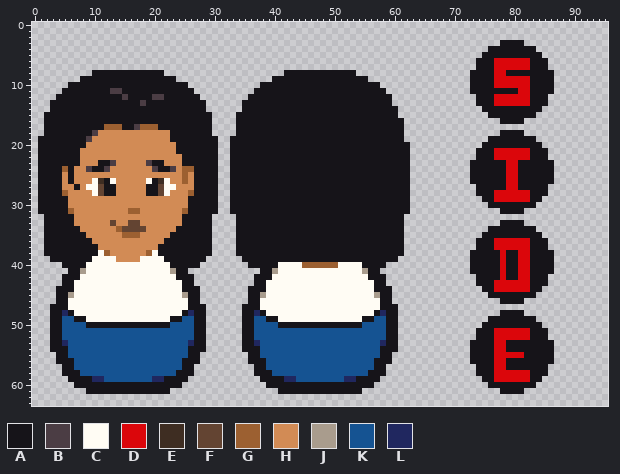
Sprite sheet -- godot/res/sprites/characters/sprite_avatar_W04.png. The picture above was drawn from the file before the commit.
The file is 192x128 pixels, drawn in blocks of 2x2; one block is one cell here.
Palette (. is transparent): A #161419  B #4b3d44  C #fffcf4  D #db060b  E #3e2d22  F #634432  G #9c6031  H #d28b55  J #a99c8d  K #155392  L #20275f
Pixels before (only the part around the change), first column x 0:
 0 ............................................................................
 1 ............................................................................
 2 ............................................................................
 3 ............................................................................
 4 ............................................................................
 5 ...........................................................................A
 6 ..........................................................................AA
 7 ..........................................................................AA
 8 ..........AAAAAAAAAAAA....................AAAAAAAAAAAA...................AAA
 9 ........AAAAAAAAAAAAAAAA................AAAAAAAAAAAAAAAA.................AAA
10 ......AAAAAAAAAAAAAAAAAAAA............AAAAAAAAAAAAAAAAAAAA...............AAA
11 .....AAAAAAAABBAAAAAAAAAAAA..........AAAAAAAAAAAAAAAAAAAAAA..............AAA
12 ....AAAAAAAAAAABAAAABBAAAAAA........AAAAAAAAAAAAAAAAAAAAAAAA..............AA
13 ...AAAAAAAAAAAAAAABAAAAAAAAAA......AAAAAAAAAAAAAAAAAAAAAAAAA..............AA
14 ...AAAAAAAAAAAAAAAAAAAAAAAAAA......AAAAAAAAAAAAAAAAAAAAAAAAAA..............A
15 ..AAAAAAAAAAAAAAAAAAAAAAAAAAAA....AAAAAAAAAAAAAAAAAAAAAAAAAAA...............
16 ..AAAAAAAAAAAAAAAAAAAAAAAAAAAA....AAAAAAAAAAAAAAAAAAAAAAAAAAAA..............
17 ..AAAAAAAAAAGGGAABGGGAAAAAAAAA....AAAAAAAAAAAAAAAAAAAAAAAAAAAA..............
18 ..AAAAAAAABHHHHHHHHHHHHAAAAAAA....AAAAAAAAAAAAAAAAAAAAAAAAAAAA..............
19 .AAAAAAAABHHHHHHHHHHHHHAAAAAAAA..AAAAAAAAAAAAAAAAAAAAAAAAAAAAA..............
20 .AAAAAAAAHHHHHHHHHHHHHHHAAAAAAA..AAAAAAAAAAAAAAAAAAAAAAAAAAAAAA............A
21 .AAAAAAAHHHHHHHHHHHHHHHHAAAAAAA..AAAAAAAAAAAAAAAAAAAAAAAAAAAAAA...........AA
22 .AAAAAAAHHHHHHHHHHHHHHHHHAAAAAA..AAAAAAAAAAAAAAAAAAAAAAAAAAAAAA...........AA
23 .AAAAAAAHHHAABHHHHHBAAHHHAAAAAA..AAAAAAAAAAAAAAAAAAAAAAAAAAAAAA..........AAA
24 .AAAAGAHHBAABHHHHHHHBAABHGGAAAA..AAAAAAAAAAAAAAAAAAAAAAAAAAAAAA..........AAA
25 .AAAAHAHHHHHHHHHHHHHHHHHHGHAAAA..AAAAAAAAAAAAAAAAAAAAAAAAAAAAAA..........AAA
26 .AAAAHAHHHCEACHHHHHCAECHHGHAAAA..AAAAAAAAAAAAAAAAAAAAAAAAAAAAAA..........AAA
27 .AAAAHHAHCCFAAHHHHHAAFCCHHHAAAA..AAAAAAAAAAAAAAAAAAAAAAAAAAAAAA...........AA
28 .AAAAGHHHHCFAAHHHHHAAFCHHHGAAAA..AAAAAAAAAAAAAAAAAAAAAAAAAAAAAA...........AA
29 .AAAAAHHHHHHHHHHHHHHHHHHHHAAAAA..AAAAAAAAAAAAAAAAAAAAAAAAAAAAAA............A
30 .AAAAAHHHHHHHHHHHHHHHHHHHHAAAAA..AAAAAAAAAAAAAAAAAAAAAAAAAAAAAA.............
31 .AAAAAGHHHHHHHHHGGHHHHHHHGAAAAA..AAAAAAAAAAAAAAAAAAAAAAAAAAAAAA.............
32 ..AAAAAHHHHHHHHHHHHHHHHHHAAAAA....AAAAAAAAAAAAAAAAAAAAAAAAAAAA..............
33 ..AAAAAHHHHHHFHHFFHHHHHHHAAAAA....AAAAAAAAAAAAAAAAAAAAAAAAAAAA..............
34 ..AAAAAAHHHHHHGFFFFHHHHHAAAAAA....AAAAAAAAAAAAAAAAAAAAAAAAAAAA..............
35 ..AAAAAAAHHHHHHGGGHHHHHAAAAAAA....AAAAAAAAAAAAAAAAAAAAAAAAAAAA.............A
36 ..AAAAAAAAHHHHHHHHHHHHAAAAAAAA....AAAAAAAAAAAAAAAAAAAAAAAAAAAA............AA
37 ..AAAAAAAAAHHHHHHHHHHAAAAAAAAA....AAAAAAAAAAAAAAAAAAAAAAAAAAAA............AA
38 ..AAAAAAAAACGHHHHHHGCAAAAAAAAA....AAAAAAAAAAAAAAAAAAAAAAAAAAAA...........AAA
39 ...AAAAAAACCCCHHHHCCCCAAAAAAA......AAAAAAAAAAAAAAAAAAAAAAAAAA............AAA
40 .....AAAACCCCCCCCCCCCCCAAAAA........AAAAACCCCGGGGGGCCCCAAAA..............AAA
41 ......AAJCCCCCCCCCCCCCCJAA............AAJCCCCCCCCCCCCCCJAA...............AAA
42 .....AAACCCCCCCCCCCCCCCCAAA..........AAACCCCCCCCCCCCCCCCAAA...............AA
43 .....AACCCCCCCCCCCCCCCCCCAA..........AACCCCCCCCCCCCCCCCCCAA...............AA
44 ....AAACCCCCCCCCCCCCCCCCCAAA........AAACCCCCCCCCCCCCCCCCCAAA...............A
45 ....AAJCCCCCCCCCCCCCCCCCCJAA........AAJCCCCCCCCCCCCCCCCCCJAA................
46 ....AACCCCCCCCCCCCCCCCCCCCAA........AACCCCCCCCCCCCCCCCCCCCAA................
47 ...AAACCCCCCCCCCCCCCCCCCCCAAA......AAACCCCCCCCCCCCCCCCCCCCAAA...............
48 ...AALACCCCCCCCCCCCCCCCCCALAA......AALACCCCCCCCCCCCCCCCCCALAA...............
49 ...AAKKAACCCCCCCCCCCCCCAAKKAA......AAKKAACCCCCCCCCCCCCCAAKKAA...............
50 ...AAKKKKAAAAAAAAAAAAAAKKKKAA......AAKKKKAAAAAAAAAAAAAAKKKKAA..............A
51 ...AAKKKKKKKKKKKKKKKKKKKKKKAA......AAKKKKKKKKKKKKKKKKKKKKKKAA.............AA
52 ...AAKKKKKKKKKKKKKKKKKKKKKKAA......AAKKKKKKKKKKKKKKKKKKKKKKAA.............AA
53 ...AALKKKKKKKKKKKKKKKKKKKKLAA......AALKKKKKKKKKKKKKKKKKKKKLAA............AAA
54 ...AAAKKKKKKKKKKKKKKKKKKKKAAA......AAAKKKKKKKKKKKKKKKKKKKKAAA............AAA
55 ....AAKKKKKKKKKKKKKKKKKKKKAA........AAKKKKKKKKKKKKKKKKKKKKAA.............AAA
56 ....AAAKKKKKKKKKKKKKKKKKKAAA........AAAKKKKKKKKKKKKKKKKKKAAA.............AAA
57 .....AAKKKKKKKKKKKKKKKKKKAA..........AAKKKKKKKKKKKKKKKKKKAA...............AA
58 .....AAAKKKKKKKKKKKKKKKKAAA..........AAAKKKKKKKKKKKKKKKKAAA...............AA
59 ......AAAALLKKKKKKKKLLAAAA............AAAALLKKKKKKKKLLAAAA.................A
60 .......AAAAAAAAAAAAAAAAAA..............AAAAAAAAAAAAAAAAAA...................
61 .........AAAAAAAAAAAAAA..................AAAAAAAAAAAAAA.....................
62 ............................................................................
63 ............................................................................
The result:
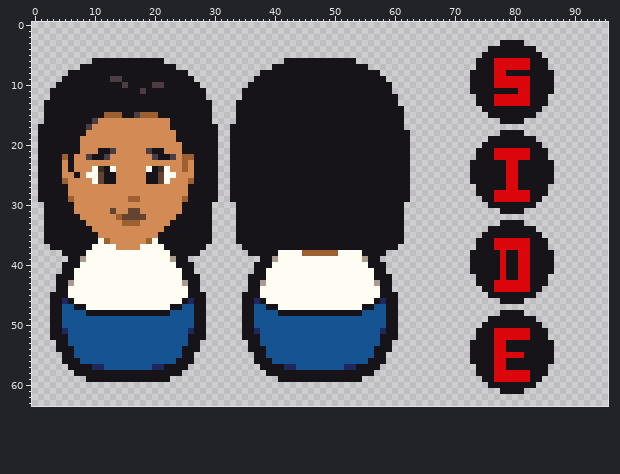
From old to new:
Changed rows in their new state; - is an unchanged pixel.
first column x 1:
 6 ---------AAAAAAAAAAAA--------------------AAAAAAAAAAAA---------
 7 -------AAAAAAAAAAAAAAAA----------------AAAAAAAAAAAAAAAA-------
 8 -----AAAA------------AAAA------------AAAA------------AAAA-----
 9 ----AAA-----BB---------AAA----------AAA----------------AAA----
10 ---AA---------B----BB----AA--------AA--------------------AA---
11 --AA--------AA---B--------AA------AA----------------------A---
12 --A-----------A----AA------A------A------------------------A--
13 -A---------------A----------A----A-------------------------A--
14 -A--------------------------A----A--------------------------A-
15 -----------GGG--BGGG----------------------------------------A-
16 ---------BHHHHHHHHHHHH----------------------------------------
17 A-------BHHHHHHHHHHHHH-------A--A-----------------------------
18 A-------HH------------H------A--A----------------------------A
19 -------HH-------------H--------------------------------------A
20 -------H---------------H--------------------------------------
21 ----------AAB-----BAA--H--------------------------------------
22 ----G-H-BAAB-------BAAB-GG------------------------------------
23 ----H-H---HHH-----HHH---GH------------------------------------
24 ----H---HCEAC-----CAECH--H------------------------------------
25 -----HA-CCFAA-----AAFCC-H-------------------------------------
26 ----GH----F-A-----A-F---HG------------------------------------
27 ----A-H-HHHHH-----HHHHH--A------------------------------------
28 ----A----HHHH-----HHHH---A------------------------------------
29 -----G---------GG-------G-------------------------------------
30 .----A------------------A----.--.----------------------------.
31 .----A------F--FF-------A----.--.----------------------------.
32 ------A------GFFFF-----A--------------------------------------
33 ------AA----H-GGG-----AA--------------------------------------
34 -------AA----HHHHH---AA---------------------------------------
35 --------AA----HHH---AA----------------------------------------
36 ---------ACG------GCA-----------------------------------------
37 -.-------CCCC----CCCC-------.----.--------------------------.-
38 -...----CC-CCCCCCCC-CC-----..----..-----CCCCGGGGGGCCCC----...-
39 --...--JC----CCCC----CJ--...------...--JCCCCCCCCCCCCCCJ--...--
40 -------C--------------C---.--------.---C----CCCCCC----C-------
41 ----A-CC--------------CC-A----------A-CC--------------CC-A----
42 ---A--C----------------C--A--------A--C----------------C--A---
43 ---A-J------------------J-A--------A-J------------------J-A---
44 -----C------------------C------------C------------------C-----
45 --A--C------------------C--A------A--C------------------C--A--
46 --A-LA------------------AL-A------A-LA------------------AL-A--
47 ----KKAA--------------AAKK----------KKAA--------------AAKK----
48 ----KKKKAAAAAAAAAAAAAAKKKK----------KKKKAAAAAAAAAAAAAAKKKK----
49 ------KKKKKKKKKKKKKKKKKK--------------KKKKKKKKKKKKKKKKKK------
50 --------KKKKKKKKKKKKKK------------------KKKKKKKKKKKKKK--------
51 ----L--------------------L----------L--------------------L----
52 ----A--------------------A----------A--------------------A----
53 --.-A--------------------A-.------.-A--------------------A-.--
54 --.--A------------------A--.------.--A------------------A--.--
55 ---.-A------------------A-.--------.-A------------------A-.---
56 ---.--A----------------A--.--------.--A----------------A--.---
57 ----.-AAALL--------LLAAA-.----------.-AAALL--------LLAAA-.----
58 ----..-AAAAAAAAAAAAAAAA-..----------..-AAAAAAAAAAAAAAAA-..----
59 -----...-AAAAAAAAAAAA-...------------...-AAAAAAAAAAAA-...-----
60 ------..................--------------..................------
61 --------..............------------------..............--------
Where, in picture pixels (left, top, right, bottom), the same in both pictures:
changed: (38, 58, 410, 394)
